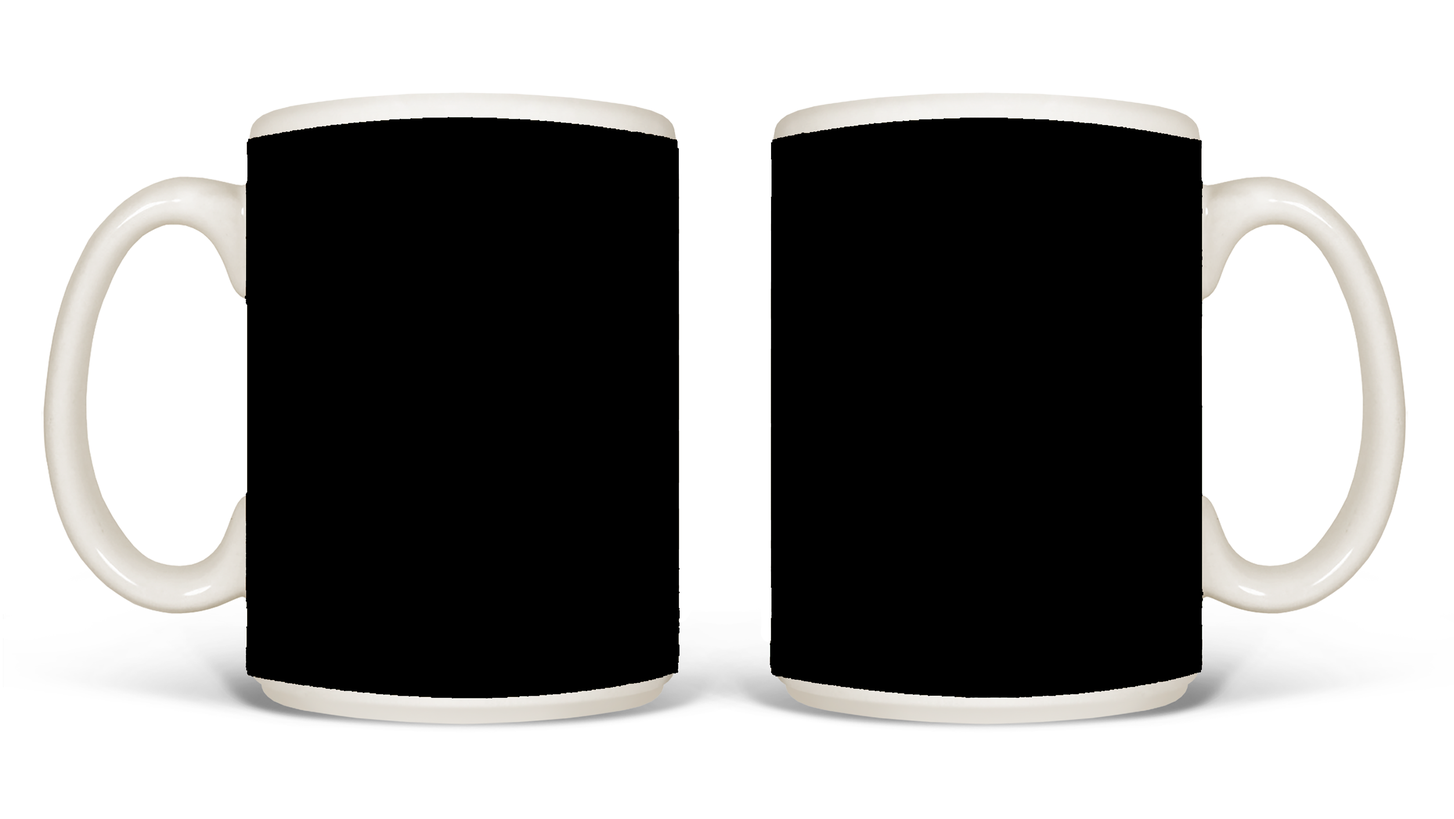
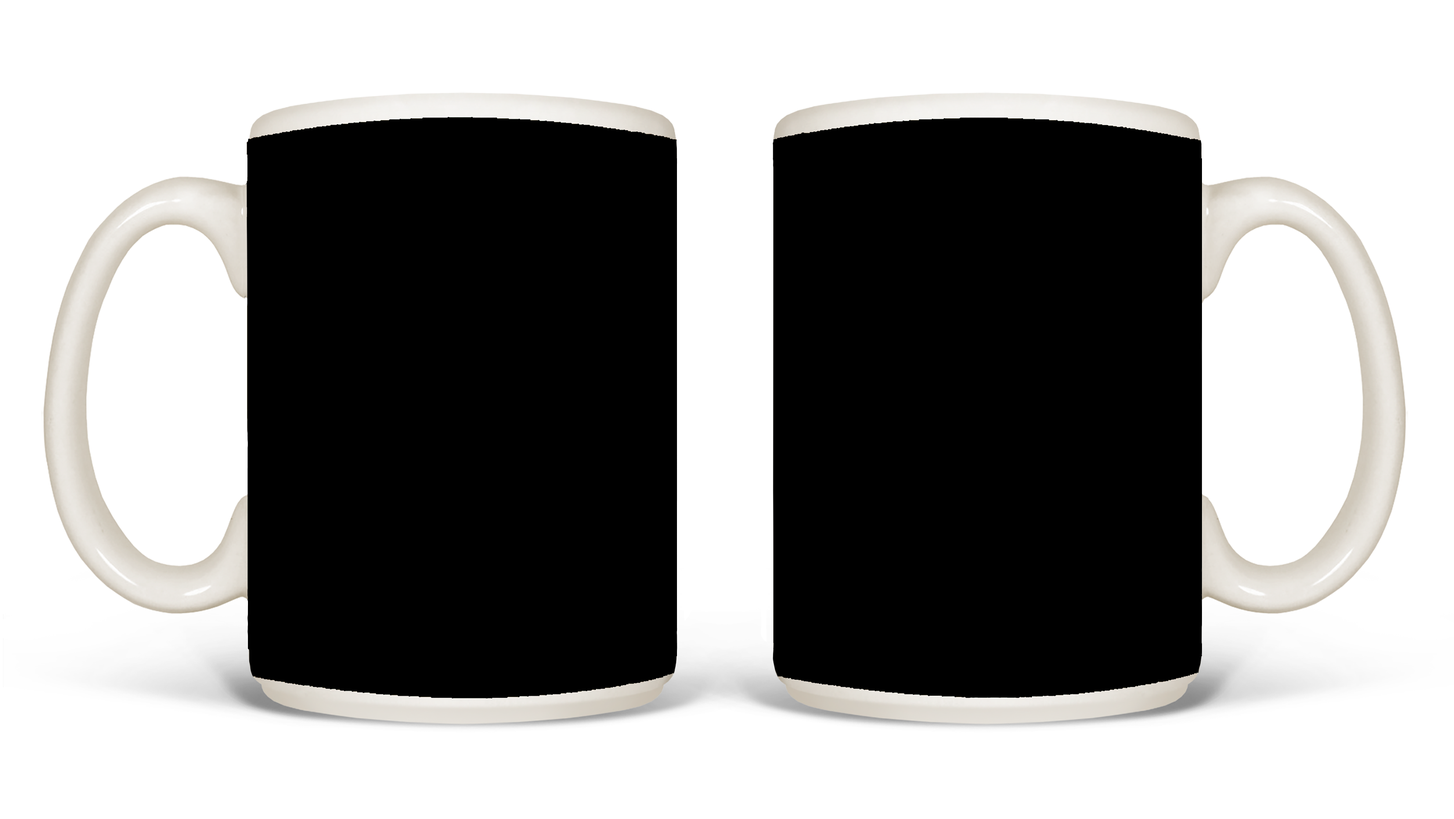
Layer changes from the first (1454, 819) image to the second:
painted on "Layer 1" over left=227, top=136, right=1211, bottom=689
